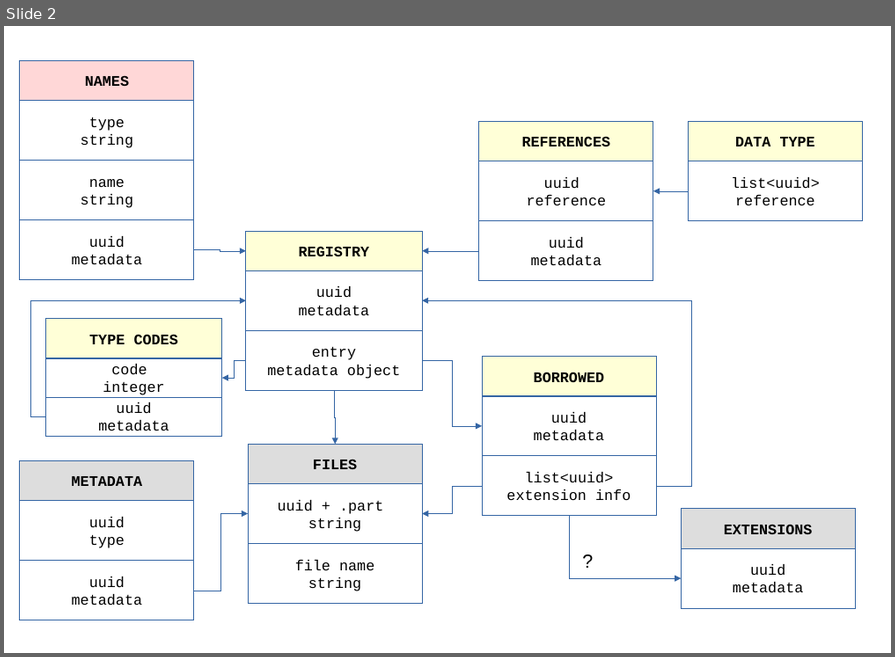
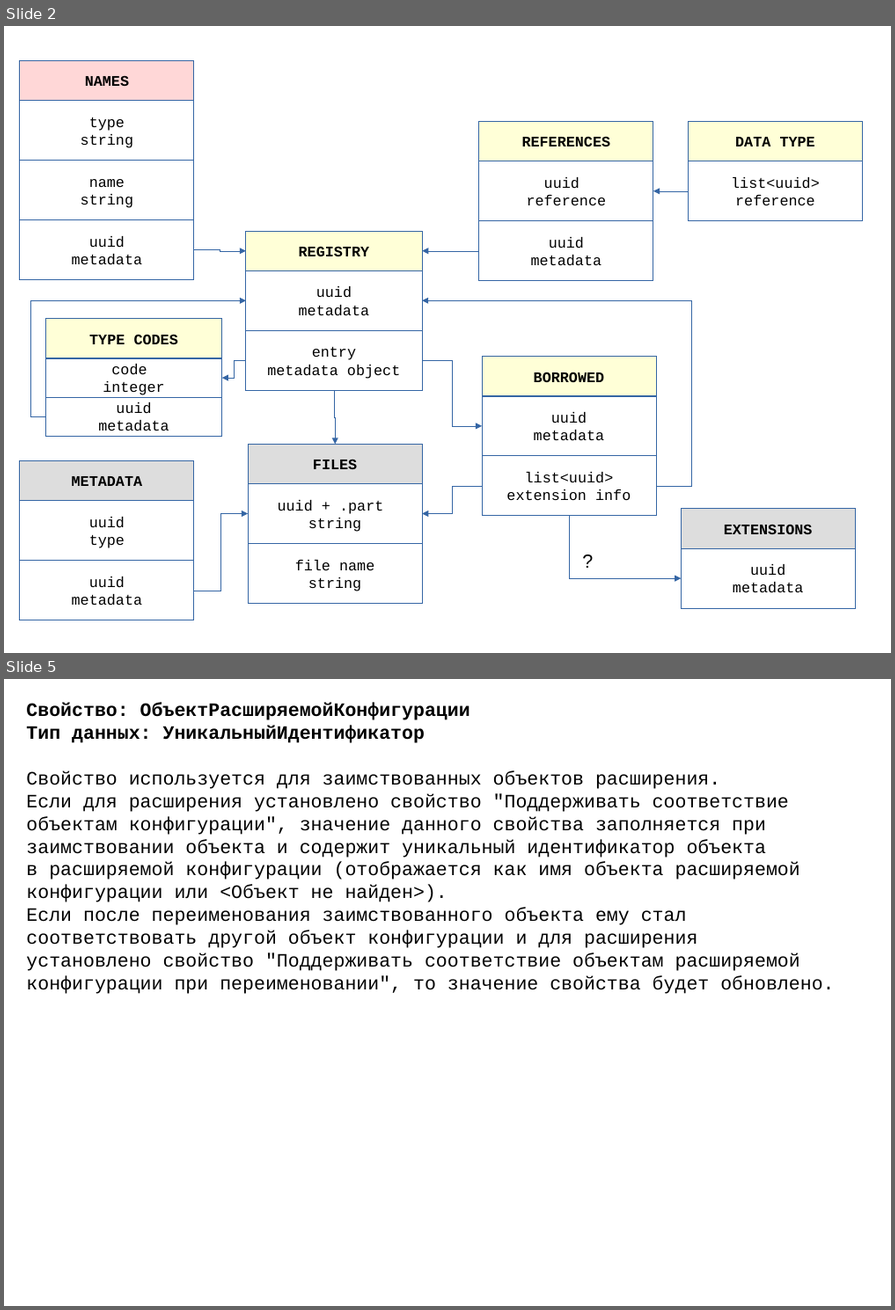
Before and after one commit to zhichkin/dajet-metadata, a slide deck: doc/metadata-registry.odp. Shown one above the other, each under a label of ours: slide 2 before the commit, slides 2 and 5 after it; the slides between them are not shown. The pictures are 895x657 and 895x1310 pixels, drawn with LibreOffice and Linux fonts; fonts in the diff are those of the drawing. Boxes give left, top, right and bottom in pixels: in the first picture for what was removed or moved away, otherwise in the second. Text is boxed around its words. In the diff, an @@ line names an element or a change of style, - is before the commit and + after.

```diff
--- a/doc/metadata-registry.odp
+++ b/doc/metadata-registry.odp
@@ slide 5 added at (4, 679, 891, 1306), background #FFFFFF @@
@@ text added at (26, 703, 834, 994), 18 pt, text #000000 @@
+Свойство: ОбъектРасширяемойКонфигурации
+Тип данных: УникальныйИдентификатор
+Свойство используется для заимствованных объектов расширения.
+Если для расширения установлено свойство "Поддерживать соответствие
+объектам конфигурации", значение данного свойства заполняется при
+заимствовании объекта и содержит уникальный идентификатор объекта
+в расширяемой конфигурации (отображается как имя объекта расширяемой
+конфигурации или <Объект не найден>).
+Если после переименования заимствованного объекта ему стал
+соответствовать другой объект конфигурации и для расширения
+установлено свойство "Поддерживать соответствие объектам расширяемой
+конфигурации при переименовании", то значение свойства будет обновлено.
```
Also in this commit, not shown: 4 other slides added, 29 other files.
